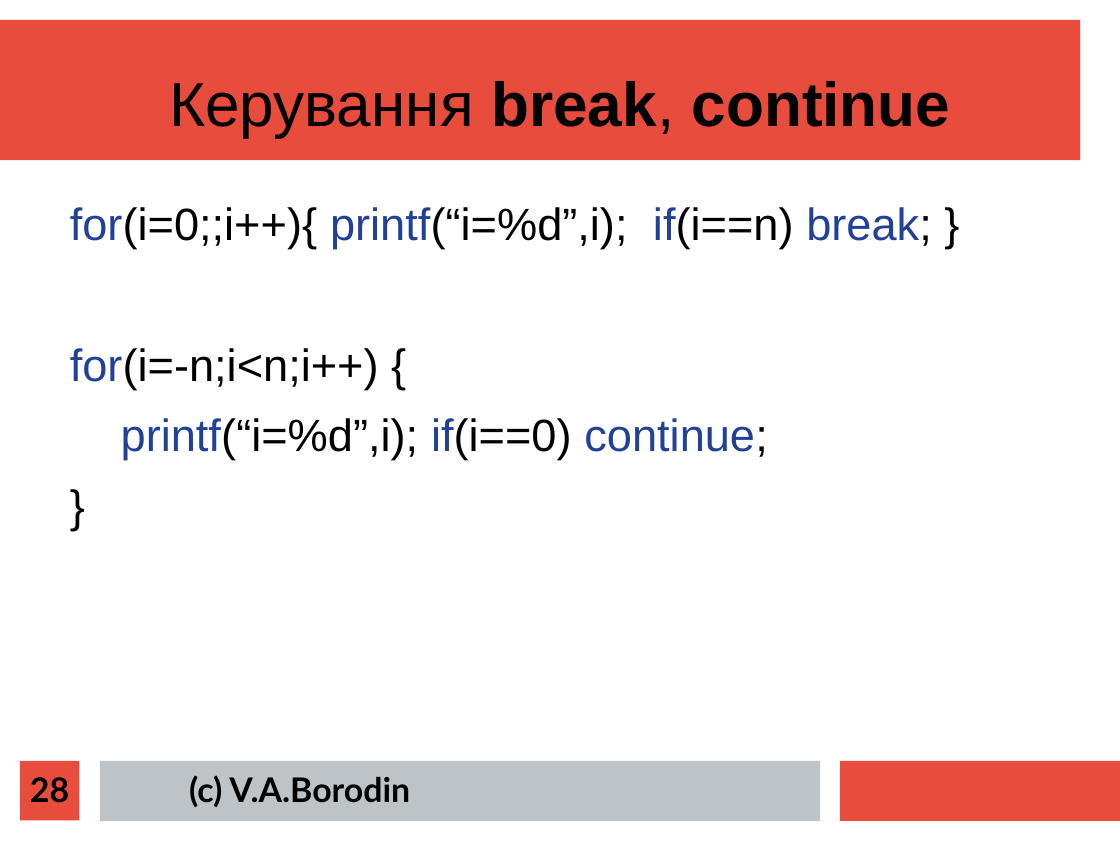
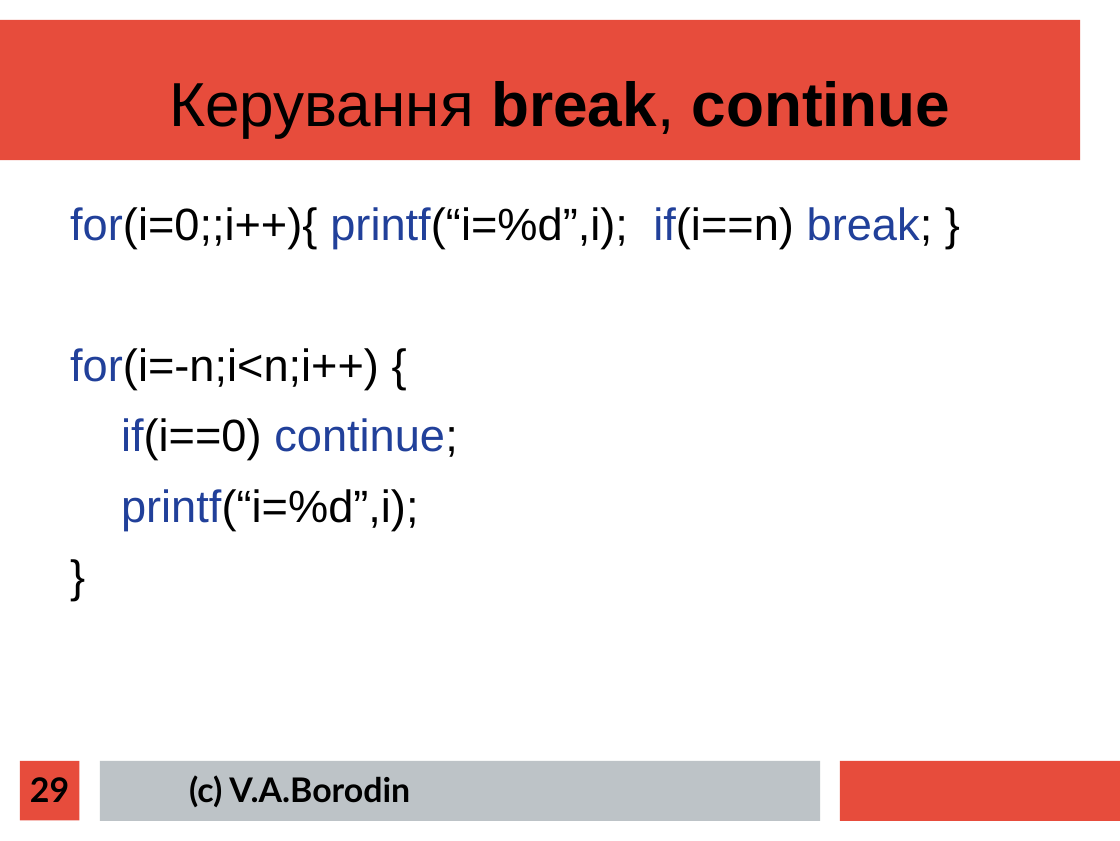
Before and after one commit to mecchmatProjects/CppCourse, a slide deck: slide 29 of Lect02/CppTutorUkr1.ppt (slide 28 before the commit). Drawn at 1120x841 pixels with LibreOffice and Linux fonts; fonts in the diff are those of the drawing. Boxes give left, top, right and bottom in pixels: in the first picture for what was removed or moved away, otherwise in the second. Text is boxed around its words. In the diff, an @@ line names an element or a change of style, - is before the commit and + after.

```diff
--- a/Lect02/CppTutorUkr1.ppt
+++ b/Lect02/CppTutorUkr1.ppt
@@ text at (121,418,458,531): text changed @@
-  printf(“i=%d”,i); if(i==0) continue;
+if(i==0) continue;
+  printf(“i=%d”,i);
@@ page number at (30,777,69,802): text changed @@
-28
+29
```
Also in this commit, not shown: 16 other slides changed, 1 slide added, 13 other files.
